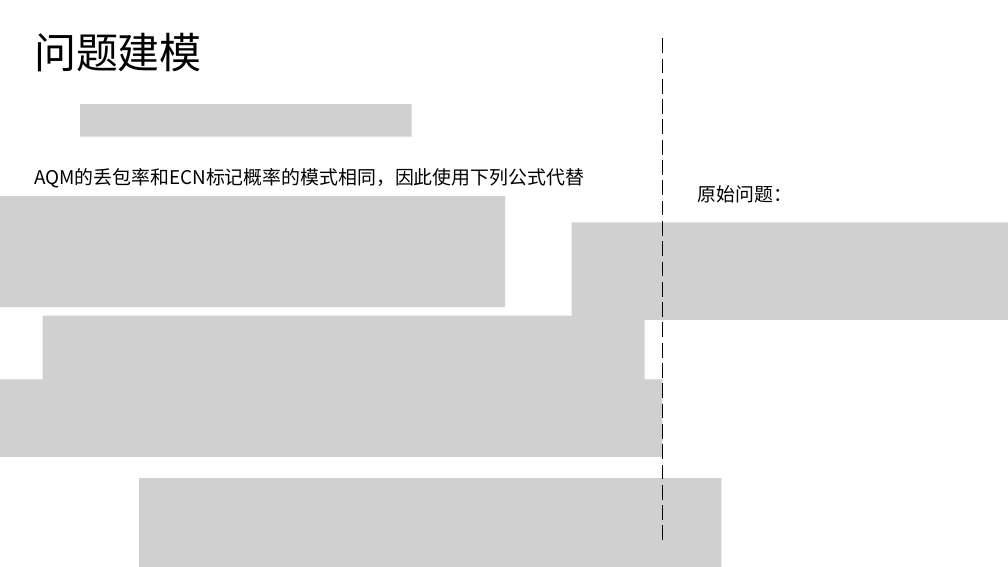
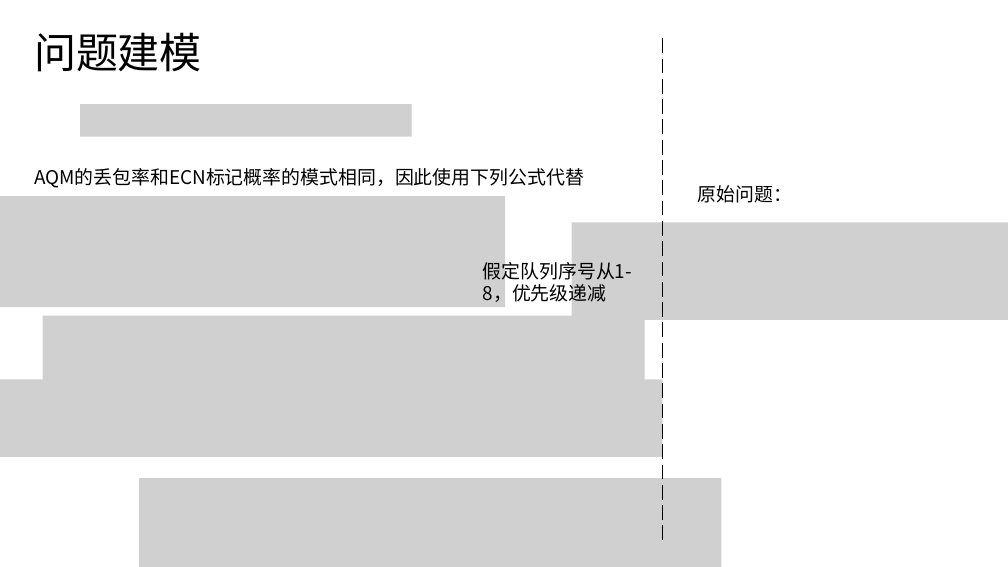
Before and after one commit to JinPeng-Zhang/RMAB, a slide deck: slide 15 of PPT/ECN-WI - 副本.pptx. Drawn at 1008x567 pixels with LibreOffice and Linux fonts; fonts in the diff are those of the drawing; grey boxes stand for pictures. Boxes give left, top, right and bottom in pixels: in the first picture for what was removed or moved away, otherwise in the second. Text is boxed around its words. In the diff, an @@ line names an element or a change of style, - is before the commit and + after.

```diff
--- a/PPT/ECN-WI - 副本.pptx
+++ b/PPT/ECN-WI - 副本.pptx
@@ text added at (483, 258, 632, 306), 18 pt, text #000000 @@
+假定队列序号从1-8，优先级递减
```
Also in this commit, not shown: 3 other slides changed, 5 other files.
